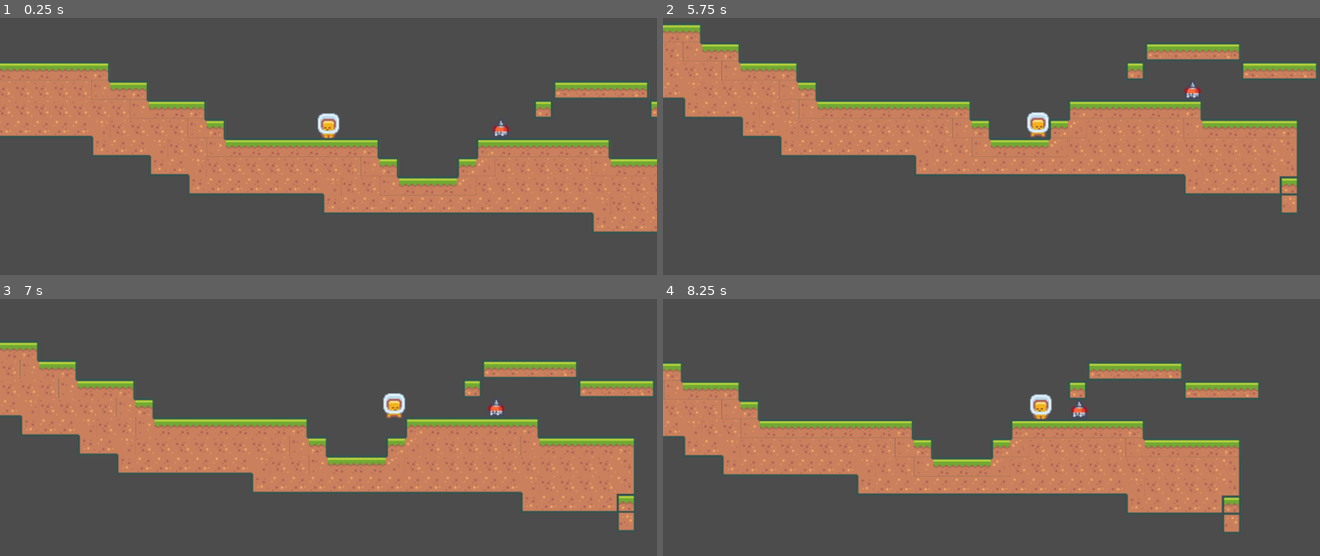
Above: before the commit, frames 1-4 (two rows, left to right).
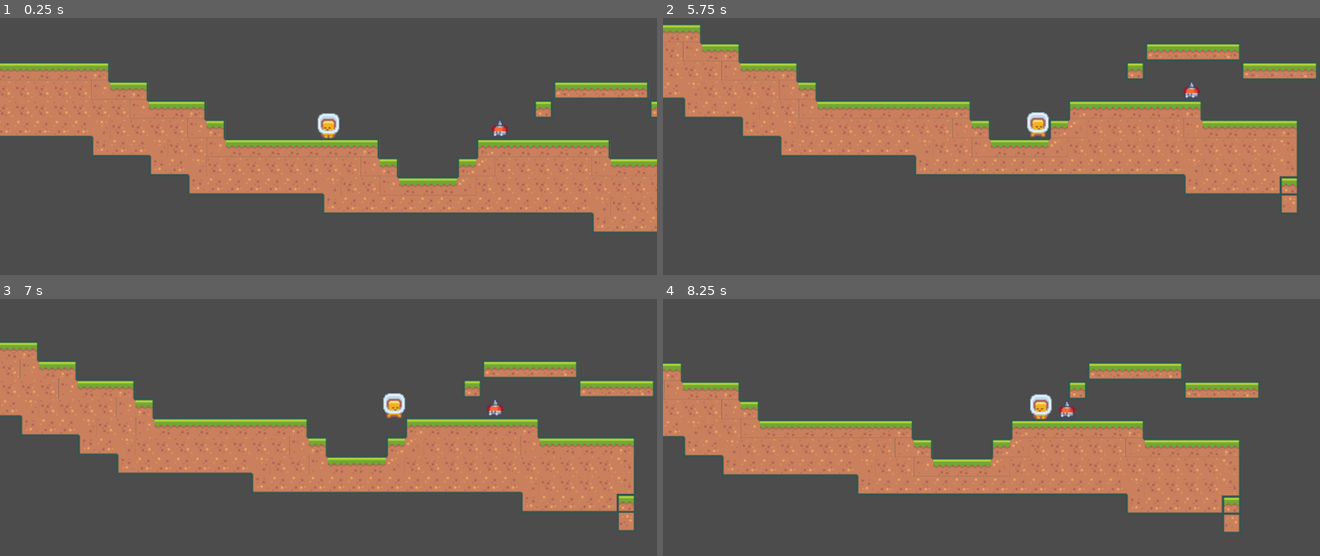
Above: after the commit, the same moments.

Repository: ikenton/LvlWorkshop
Game: Godot game, scene res://Scenes/Platform.tscn
Same seed, same stepped clock (60 frames per second), same inputs: the game is played once before the commit and once after it. This scene is started directly instead of the project's main scene.
Inputs:
- Up to frame 1 (0.25 s): no input
- Up to frame 2 (5.75 s): hold D (move_right) 0.53-2.03 s; tap Space (jump) at 0.77, 1.52, 3.02, 3.77, 4.52 s; hold A (move_left) 2.03-4.28 s; hold D (move_right) from 4.28 s (still down)
- Up to frame 3 (7 s): keep holding D (move_right); tap Space (jump) at 6.02, 6.77 s
- Up to frame 4 (8.25 s): tap Space (jump) at 7.52 s; release D (move_right) at 8.03 s; hold A (move_left) from 8.03 s (still down)

The runs differ from the first frame. In frame 1, less than 0.1% of the frame differs, in the area x 74-78%, y 39-46%; in frame 2, less than 0.1%; in frame 3, less than 0.1%; in frame 4, 0.2%, in the area x 60-65%, y 39-47%.

Commit message:
enemy sprite turns around

Diff:
--- a/Scenes/Platform.tscn
+++ b/Scenes/Platform.tscn
@@ -263,6 +263,7 @@
 
 [node name="Player" parent="." instance=ExtResource( 2 )]
 position = Vector2( -120, 23 )
+collision_layer = 2
 
 [node name="Camera2D" type="Camera2D" parent="Player"]
 current = true
@@ -277,8 +278,10 @@
 [node name="TileMap" type="TileMap" parent="."]
 tile_set = SubResource( 1 )
 cell_size = Vector2( 18, 18 )
+collision_mask = 0
 format = 1
 tile_data = PoolIntArray( -393247, 3, 65536, -327711, 3, 0, -262175, 3, 0, -196639, 3, 0, -131103, 3, 0, -65567, 3, 0,  …(3356 unchanged characters)…
 
 [node name="enemy" parent="." instance=ExtResource( 4 )]
 position = Vector2( 48, 44 )
+collision_layer = 2
--- a/Scenes/enemy.gd
+++ b/Scenes/enemy.gd
@@ -5,11 +5,15 @@
 
 onready var ledgeCheckRight: = $LedgeCheckRight
 onready var ledgeCheckLeft = $LedgeCheckLeft
+onready var sprite = $AnimatedSprite
 
 func _physics_process(delta):
 	var found_wall = is_on_wall() # detects bumping into a wall
 	var found_ledge = not ledgeCheckRight.is_colliding() or not ledgeCheckLeft.is_colliding()
 	if found_wall or found_ledge:
 		direction *= -1
+
+	sprite.flip_h = direction.x > 0
+
 	velocity = direction * 25
 	move_and_slide(velocity, Vector2.UP)
--- a/Scenes/enemy.tscn
+++ b/Scenes/enemy.tscn
@@ -20,7 +20,9 @@
 script = ExtResource( 2 )
 
 [node name="AnimatedSprite" type="AnimatedSprite" parent="."]
+position = Vector2( -1, 0 )
 frames = SubResource( 2 )
+flip_h = true
 
 [node name="CollisionShape2D" type="CollisionShape2D" parent="."]
 position = Vector2( -0.5, 6.5 )
--- a/project.godot
+++ b/project.godot
@@ -38,8 +38,8 @@
 
 [layer_names]
 
-2d_render/layer_1="Player"
-2d_render/layer_2="Floor"
+2d_render/layer_1="World"
+2d_render/layer_2="players"
 
 [physics]
 
